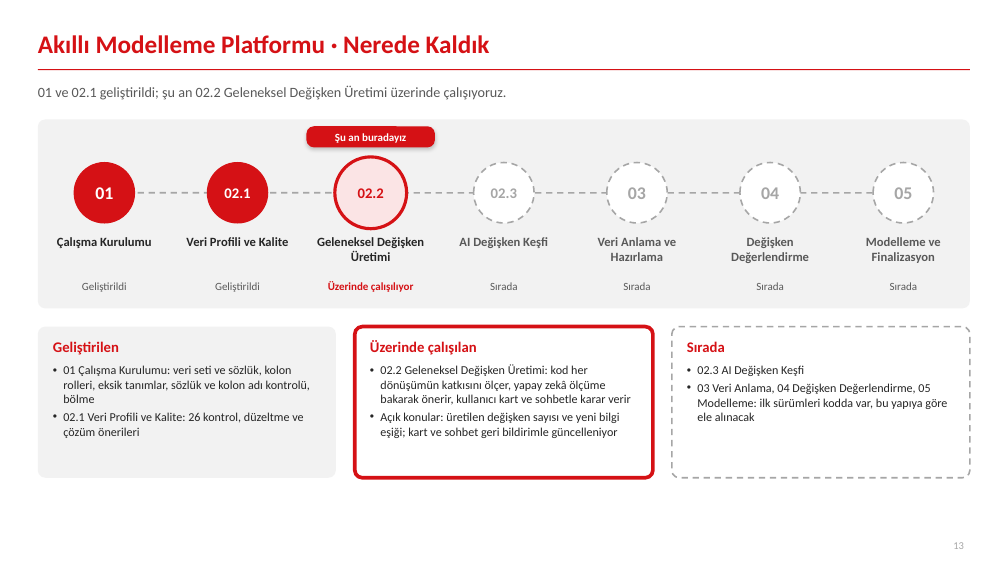
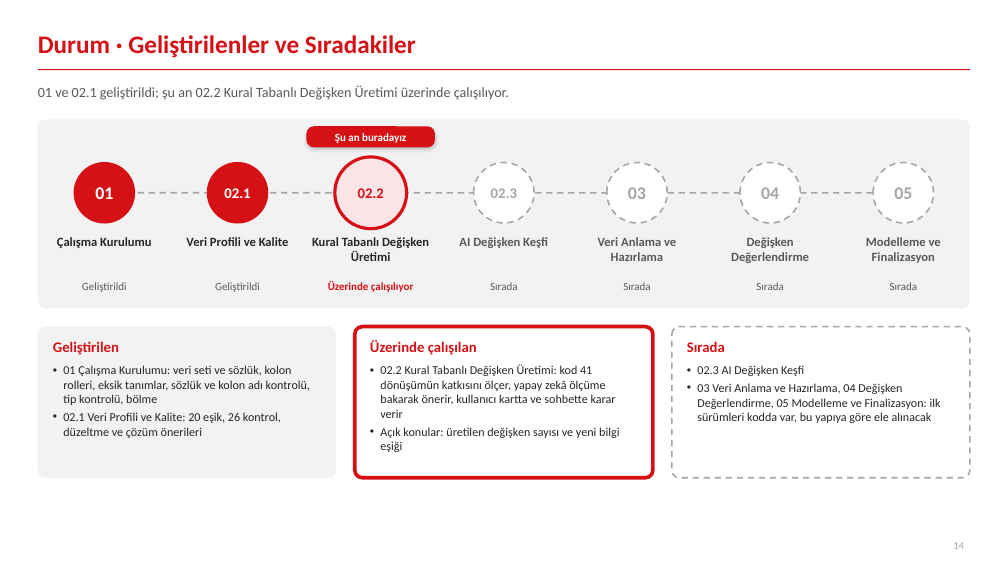
Before and after one commit to canmergen/amp, a slide deck: slide 14 of analitik_modelleme_platformu_GUNCEL/sunum/Akilli_Modelleme_Platformu_Sunum.pptx (slide 13 before the commit). Drawn at 1008x567 pixels with LibreOffice and Linux fonts; fonts in the diff are those of the drawing. Boxes give left, top, right and bottom in pixels: in the first picture for what was removed or moved away, otherwise in the second. Text is boxed around its words. In the diff, an @@ line names an element or a change of style, - is before the commit and + after.

```diff
--- a/analitik_modelleme_platformu_GUNCEL/sunum/Akilli_Modelleme_Platformu_Sunum.pptx
+++ b/analitik_modelleme_platformu_GUNCEL/sunum/Akilli_Modelleme_Platformu_Sunum.pptx
@@ title at box(38, 35, 416, 58): text changed @@
-Akıllı Modelleme Platformu · Nerede Kaldık
+Durum · Geliştirilenler ve Sıradakiler
@@ text at box(38, 85, 509, 100): text changed @@
-01 ve 02.1 geliştirildi; şu an 02.2 Geleneksel Değişken Üretimi üzerinde çalışıyoruz.
+01 ve 02.1 geliştirildi; şu an 02.2 Kural Tabanlı Değişken Üretimi üzerinde çalışılıyor.
@@ text at box(312, 237, 429, 261): text changed @@
-Geleneksel Değişken Üretimi
+Kural Tabanlı Değişken Üretimi
@@ text at box(63, 365, 310, 438): text changed @@
-• 01 Çalışma Kurulumu: veri seti ve sözlük, kolon rolleri, eksik tanımlar, sözlük ve kolon adı kontrolü, bölme
-• 02.1 Veri Profili ve Kalite: 26 kontrol, düzeltme ve çözüm önerileri
+• 01 Çalışma Kurulumu: veri seti ve sözlük, kolon rolleri, eksik tanımlar, sözlük ve kolon adı kontrolü, tip kontrolü, bölme
+• 02.1 Veri Profili ve Kalite: 20 eşik, 26 kontrol, düzeltme ve çözüm önerileri
@@ text at box(380, 364, 619, 452): text changed @@
-• 02.2 Geleneksel Değişken Üretimi: kod her dönüşümün katkısını ölçer, yapay zekâ ölçüme bakarak önerir, kullanıcı kart ve sohbetle karar verir
-• Açık konular: üretilen değişken sayısı ve yeni bilgi eşiği; kart ve sohbet geri bildirimle güncelleniyor
+• 02.2 Kural Tabanlı Değişken Üretimi: kod 41 dönüşümün katkısını ölçer, yapay zekâ ölçüme bakarak önerir, kullanıcı kartta ve sohbette karar verir
+• Açık konular: üretilen değişken sayısı ve yeni bilgi eşiği
@@ text at box(697, 383, 941, 423): text changed @@
-• 03 Veri Anlama, 04 Değişken Değerlendirme, 05 Modelleme: ilk sürümleri kodda var, bu yapıya göre ele alınacak
+• 03 Veri Anlama ve Hazırlama, 04 Değişken Değerlendirme, 05 Modelleme ve Finalizasyon: ilk sürümleri kodda var, bu yapıya göre ele alınacak
```
Also in this commit, not shown: 4 other slides changed, 8 slides added, 7 slides removed, 1 other file.
